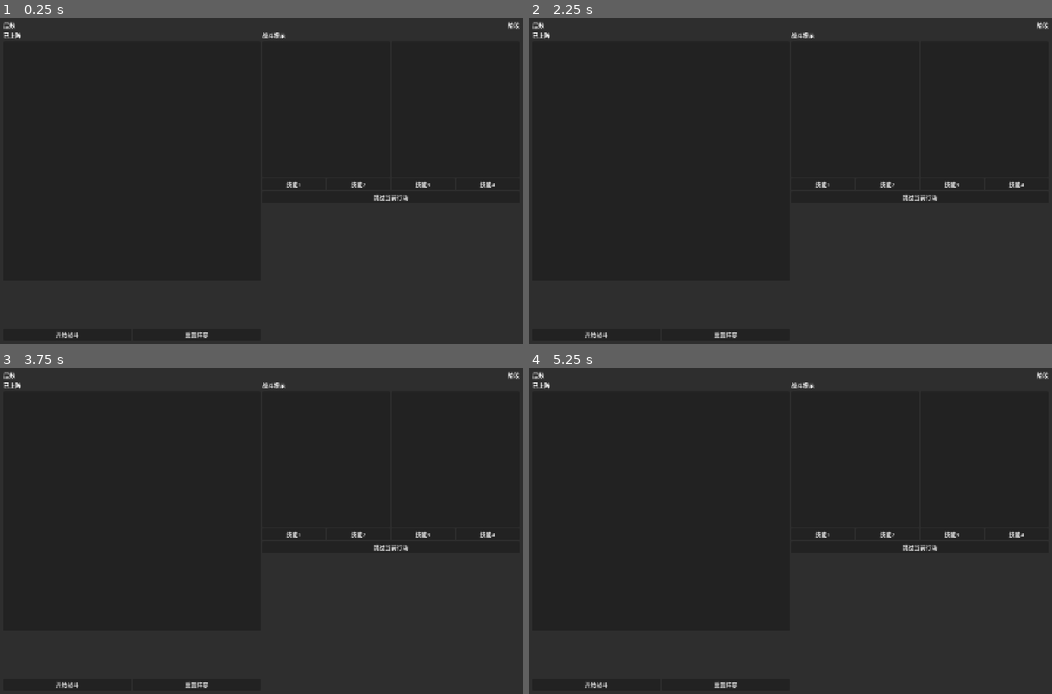
Above: before the commit, frames 1-4 (two rows, left to right).
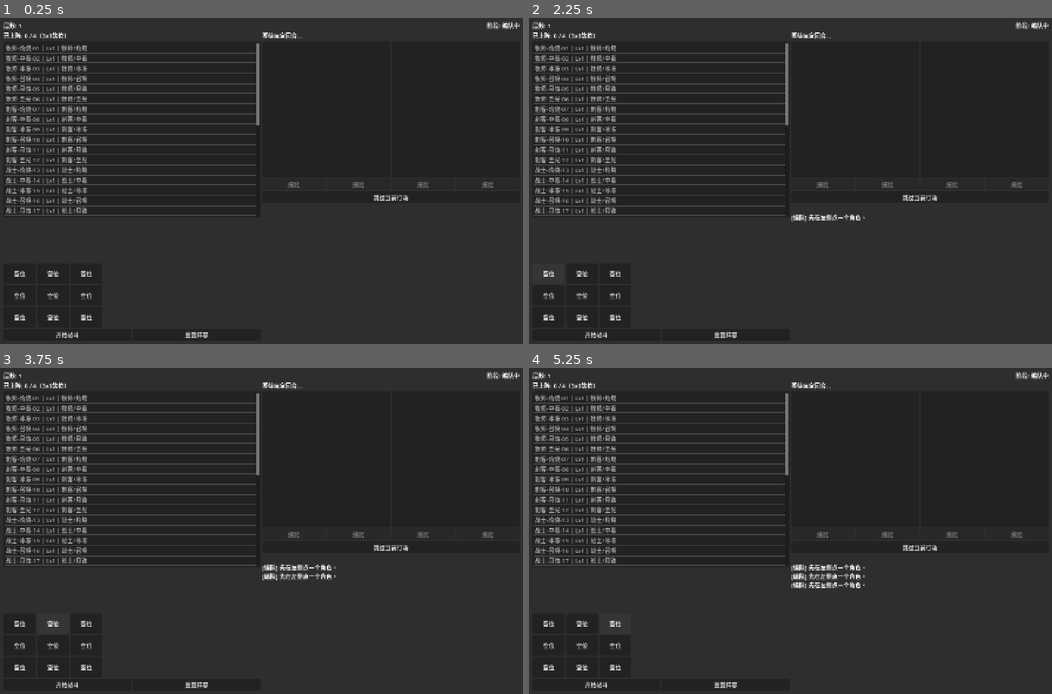
Above: after the commit, the same moments.

Repository: xcyh666/desktop-pet
Game: Godot game, scene res://tscn/rpg_main.tscn
Same seed, same stepped clock (60 frames per second), same inputs: the game is played once before the commit and once after it.
Inputs (mouse positions are in pixels of both pictures, inside the frame that each line leads up to):
- Up to frame 1 (0.25 s): no input
- Up to frame 2 (2.25 s): click "开始战斗" at 0.5 s; click "开始战斗" at 1.25 s; click (549, 272) at 2 s, where only the run after the commit has a clickable "空位"
- Up to frame 3 (3.75 s): click "重置阵容" at 2.75 s; click (52, 622) at 3.5 s, where only the run after the commit has a clickable "空位"
- Up to frame 4 (5.25 s): click (821, 534) at 4.25 s, where only the run before the commit has a clickable "技能1"; click (617, 622) at 5 s, where only the run after the commit has a clickable "空位"

The runs differ from the first frame. In frame 1, 6.4% of the frame differs, in the area x 0-100%, y 1-93%; in frame 2, 6.6%; in frame 3, 6.7%; in frame 4, 6.9%.
Error before the commit: Parse Error: Cannot infer the type of "count" variable because the value doesn't have a set type. (res://tscn/rpg_main.gd:241)
Error after the commit: Invalid access to property or key 'item_selected' on a base object of type 'null instance'. (res://tscn/rpg_main.gd:116)

Commit message:
fix: add explicit types in rpg_main to resolve inference errors

Diff:
--- a/tscn/rpg_main.gd
+++ b/tscn/rpg_main.gd
@@ -238,7 +238,7 @@
 
 func _generate_floor_enemies(current_floor: int) -> Array[Dictionary]:
 	var result: Array[Dictionary] = []
-	var count := 2 + min(2, int(current_floor / 3))
+	var count: int = 2 + min(2, int(current_floor / 3))
 	if current_floor % 5 == 0:
 		count = 1
 	for i in count:
@@ -384,8 +384,8 @@
 		target["status"].clear()
 
 func _calc_damage(caster: Dictionary, target: Dictionary, skill: Dictionary) -> int:
-	var attack := caster["atk"] * (1.0 + caster["buff_attack"])
-	var defense := target["def"] * (1.0 + target["buff_defense"])
+	var attack: float = float(caster["atk"]) * (1.0 + float(caster["buff_attack"]))
+	var defense: float = float(target["def"]) * (1.0 + float(target["buff_defense"]))
 	var damage := int(max(1.0, float(skill["power"]) + attack - defense * 0.7))
 	if TALENT_COUNTER[caster["talent"]] == target["talent"]:
 		damage = int(damage * 1.35)
@@ -397,7 +397,7 @@
 		for unit in group:
 			if unit["hp"] <= 0:
 				continue
-			var status_keys := unit["status"].keys()
+			var status_keys: Array = unit["status"].keys()
 			for status in status_keys:
 				if status == "灼烧":
 					unit["hp"] = max(0, unit["hp"] - int(unit["max_hp"] * 0.08))
